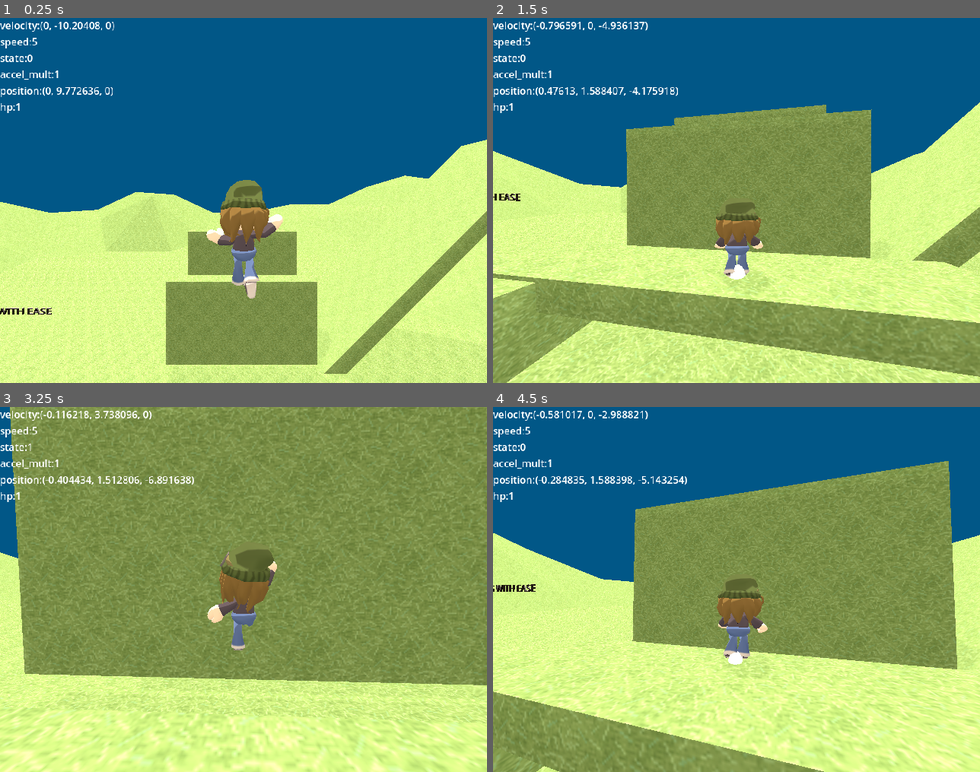
Above: before the commit, frames 1-4 (two rows, left to right).
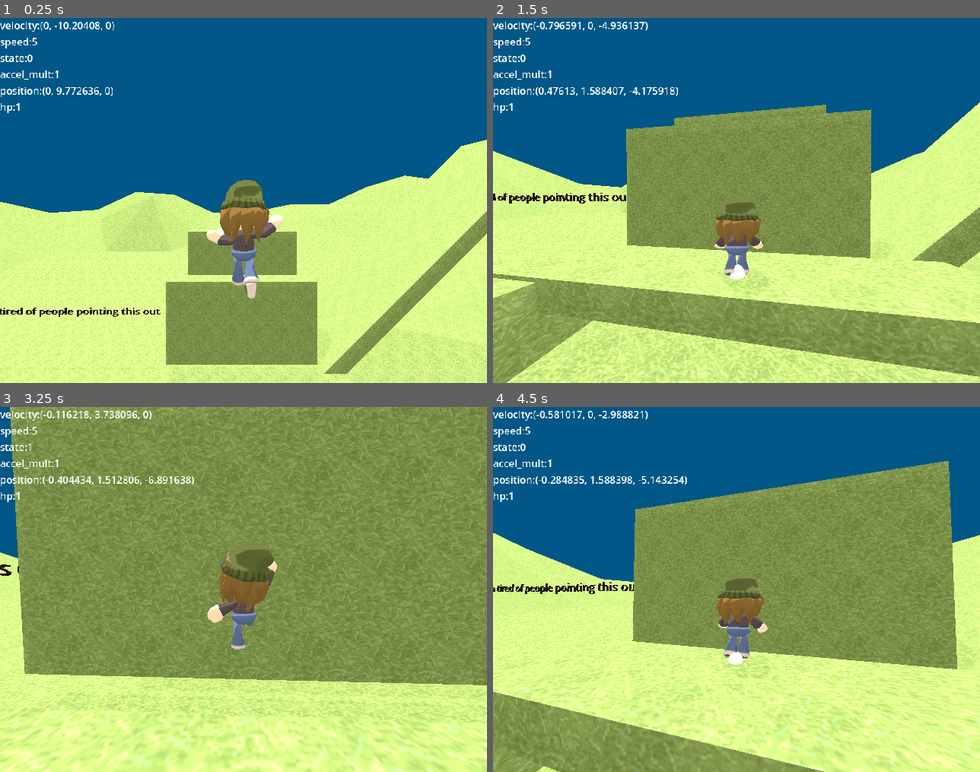
Above: after the commit, the same moments.

Repository: imawormeater/sorakaiquest
Game: Godot game, scene res://scenes/app.tscn
Two runs of this game, one before a commit and one after it. Both use one fixed random seed, a clock stepped at 60 frames per second and the inputs below.
Inputs (mouse positions are in pixels of both pictures, inside the frame that each line leads up to):
- Up to frame 1 (0.25 s): no input
- Up to frame 2 (1.5 s): move the mouse to (760, 200) at 0.52 s; hold W (movement_up) from 0.53 s (still down); tap Mouse wheel down (mw_down) at 0.6 s; tap Space (movement_jump) at 0.77 s; move the mouse to (712, 200) at 1.27 s; tap Mouse wheel up (mw_up) at 1.35 s
- Up to frame 3 (3.25 s): keep holding W (movement_up); tap Space (movement_jump) at 1.52, 3.02 s; move the mouse to (253, 582) at 2.02 s; tap Mouse wheel down (mw_down) at 2.1 s; move the mouse to (238, 596) at 2.77 s; tap Mouse wheel up (mw_up) at 2.85 s
- Up to frame 4 (4.5 s): keep holding W (movement_up); move the mouse to (775, 593) at 3.52 s; tap Mouse wheel down (mw_down) at 3.6 s; tap Space (movement_jump) at 3.77 s; move the mouse to (697, 585) at 4.27 s; tap Mouse wheel up (mw_up) at 4.35 s

The runs differ from the first frame. In frame 1, 0.3% of the frame differs, in the area x 0-33%, y 15-82%; in frame 2, 0.3%; in frame 3, less than 0.1%; in frame 4, 0.4%, in the area x 0-29%, y 1-52%.

Commit message:
some OK sfx. and fix shitty level

Diff:
--- a/scenes/levels/test_level.tscn
+++ b/scenes/levels/test_level.tscn
@@ -20,7 +20,7 @@
 size = Vector3(9.93231, 2.47961, 4.52637)
 
 [sub_resource type="TextMesh" id="TextMesh_o1h36"]
-text = "IM CUMMING WITH EASE"
+text = "im working on this at school and im tired of people pointing this out "
 
 [node name="Level" type="Node3D" node_paths=PackedStringArray("Logan_Spawn")]
 script = ExtResource("1_aufyl")
--- a/scenes/levels/test_level_2.tscn
+++ b/scenes/levels/test_level_2.tscn
@@ -2,7 +2,7 @@
 
 [ext_resource type="Script" path="res://scripts/level_class.gd" id="1_geecc"]
 [ext_resource type="PackedScene" uid="uid://dofocsipduo7e" path="res://assets/plains_1.tscn" id="2_kh2so"]
-[ext_resource type="AudioStream" uid="uid://crl8t16yby32v" path="res://assets/music/vanishing_paradise.mp3" id="2_mmfqs"]
+[ext_resource type="AudioStream" uid="uid://ctx5nhlg31caj" path="res://assets/music/the_time_flys.mp3" id="2_mtiea"]
 [ext_resource type="Material" uid="uid://fy0ibi6x3jnj" path="res://assets/materials/basicassplatform.tres" id="3_0i8cp"]
 [ext_resource type="PackedScene" uid="uid://d0wtjv210el32" path="res://assets/plains_2.tscn" id="3_kerdl"]
 [ext_resource type="PackedScene" uid="uid://cmxve7621cy05" path="res://scenes/basicassplatform.tscn" id="4_n473g"]
@@ -21,12 +21,14 @@
 size = Vector3(9.93231, 2.47961, 4.52637)
 
 [sub_resource type="TextMesh" id="TextMesh_o1h36"]
-text = "IM CUMMING WITH EASE"
+text = "also i made my teacher play this level he
+couldnt get past the first jumps hes not even that old"
+font_size = 12
 
 [node name="Node3D" type="Node3D" node_paths=PackedStringArray("Logan_Spawn")]
 script = ExtResource("1_geecc")
 Name = "test level"
-Song = ExtResource("2_mmfqs")
+Song = ExtResource("2_mtiea")
 Logan_Spawn = NodePath("loganSpawn")
 
 [node name="DirectionalLight3D2" type="DirectionalLight3D" parent="."]
@@ -86,10 +88,13 @@
 transform = Transform3D(3.60144, 0, 0, 0, 0.676602, 0, 0, 0, 2.84163, 10.202, 28.3985, -12.2886)
 
 [node name="Node3D" parent="." instance=ExtResource("4_n473g")]
-transform = Transform3D(3.0023, 0, 0, 0, 3.15506, 0, 0, 0, 3.02937, 10.3432, 0.0496383, 25.6935)
+transform = Transform3D(3.0023, 0, 0, 0, 3.15506, 0, 0, 0, 3.02937, 4.49782, 0.0496383, 26.3094)
+
+[node name="Node3D19" parent="." instance=ExtResource("4_n473g")]
+transform = Transform3D(3.0023, 0, 0, 0, 5.52585, 0, 0, 0, 3.02937, 8.31546, 0.0496383, 24.2436)
 
 [node name="Node3D2" parent="." instance=ExtResource("4_n473g")]
-transform = Transform3D(3.0023, 0, 0, 0, 8.00058, 0, 0, 0, 3.02937, 13.2422, -0.0879075, 21.0664)
+transform = Transform3D(3.0023, 0, 0, 0, 8.00058, 0, 0, 0, 6.38392, 11.6316, -0.0879075, 18.7564)
 
 [node name="Node3D3" parent="." instance=ExtResource("4_n473g")]
 transform = Transform3D(4.34622, 0, 0, 0, 18.9953, 0, 0, 0, 4.27527, 11.7362, 7.54414, 14.657)
@@ -104,7 +109,7 @@
 transform = Transform3D(-0.34402, 6.97496, 0, -0.570513, -4.2059, 0, 0, 0, 3.97237, -11.6902, 22.8815, -10.4937)
 
 [node name="Node3D4" parent="." instance=ExtResource("4_n473g")]
-transform = Transform3D(4.61605, 0, 0, 0, 6.61867, 0, 0, 0, 0.762339, 11.7948, 11.5309, 19.3969)
+transform = Transform3D(4.61605, 0, 0, 0, 6.77972, 0, 0, 0, 0.762339, 11.7948, 11.5309, 19.3969)
 
 [node name="Node3D5" parent="." instance=ExtResource("4_n473g")]
 transform = Transform3D(4.34622, 0, 0, 0, 18.9953, 0, 0, 0, 4.27527, -6.38088, 7.68635, 12.0901)
--- a/scenes/player_sfx.tscn
+++ b/scenes/player_sfx.tscn
@@ -1,40 +1,43 @@
-[gd_scene load_steps=7 format=3 uid="uid://cwry764tybyvv"]
+[gd_scene load_steps=7 format=3 uid="uid://bdc2nui0hm8y8"]
 
 [ext_resource type="Script" path="res://scenes/sfx_player.gd" id="1_g04ci"]
-[ext_resource type="AudioStream" uid="uid://bg7xje1lthxjp" path="res://assets/sounds/footstep2.wav" id="1_vog0l"]
+[ext_resource type="AudioStream" uid="uid://c88r57os2e58h" path="res://assets/sounds/footstep.mp3" id="2_lx15n"]
 [ext_resource type="AudioStream" uid="uid://jbotarmhud8i" path="res://assets/sounds/grab.wav" id="2_rg1ph"]
 [ext_resource type="AudioStream" uid="uid://bkyy1wc4x3t0m" path="res://assets/sounds/slide3.WAV" id="3_68jaq"]
-[ext_resource type="AudioStream" uid="uid://w5hkgsyy3g08" path="res://assets/sounds/jump.ogg" id="5_efsu2"]
 [ext_resource type="AudioStream" uid="uid://dl0ih8alis1kw" path="res://assets/sounds/land.wav" id="5_nk6cq"]
+[ext_resource type="AudioStream" uid="uid://dgqelf2da1gj6" path="res://assets/sounds/jump.mp3" id="5_rucon"]
 
 [node name="PlayerSFX" type="Node3D"]
 script = ExtResource("1_g04ci")
 
 [node name="Steps" type="AudioStreamPlayer3D" parent="."]
-stream = ExtResource("1_vog0l")
-volume_db = -24.845
-pitch_scale = 0.1
+stream = ExtResource("2_lx15n")
+pitch_scale = 0.81
 bus = &"SFX"
 metadata/StopOtherSounds = false
 
 [node name="Grab" type="AudioStreamPlayer3D" parent="."]
 stream = ExtResource("2_rg1ph")
+volume_db = -5.749
+pitch_scale = 1.22
 bus = &"SFX"
 metadata/StopOtherSounds = true
 
 [node name="Walkriding" type="AudioStreamPlayer3D" parent="."]
 stream = ExtResource("3_68jaq")
-volume_db = -17.38
+volume_db = -18.338
 bus = &"SFX"
 metadata/StopOtherSounds = true
 
 [node name="Jump" type="AudioStreamPlayer3D" parent="."]
-stream = ExtResource("5_efsu2")
+stream = ExtResource("5_rucon")
+volume_db = -1.916
+pitch_scale = 1.17
 bus = &"SFX"
 metadata/StopOtherSounds = false
 
 [node name="Land" type="AudioStreamPlayer3D" parent="."]
 stream = ExtResource("5_nk6cq")
-volume_db = -20.279
+volume_db = -12.614
 bus = &"SFX"
 metadata/StopOtherSounds = false
--- a/scripts/player_sorakai.gd
+++ b/scripts/player_sorakai.gd
@@ -205,6 +205,7 @@
 
 	if _velocity == 0 or not onfloor:
 		walkDust.emitting = false
+		sfx.stop_sound("Steps")
 	else:
 		if sfx.get_sound("Steps").playing == false:
 			sfx.play_sound("Steps")
Not shown, added: assets/sounds/footstep.mp3.import
Not shown, added: assets/sounds/jump.mp3.import
Not shown: 1 places in scenes/player_sorakai.tscn that only renumber resources
Not shown, added: assets/sounds/footstep.mp3
Not shown, added: assets/sounds/jump.mp3
